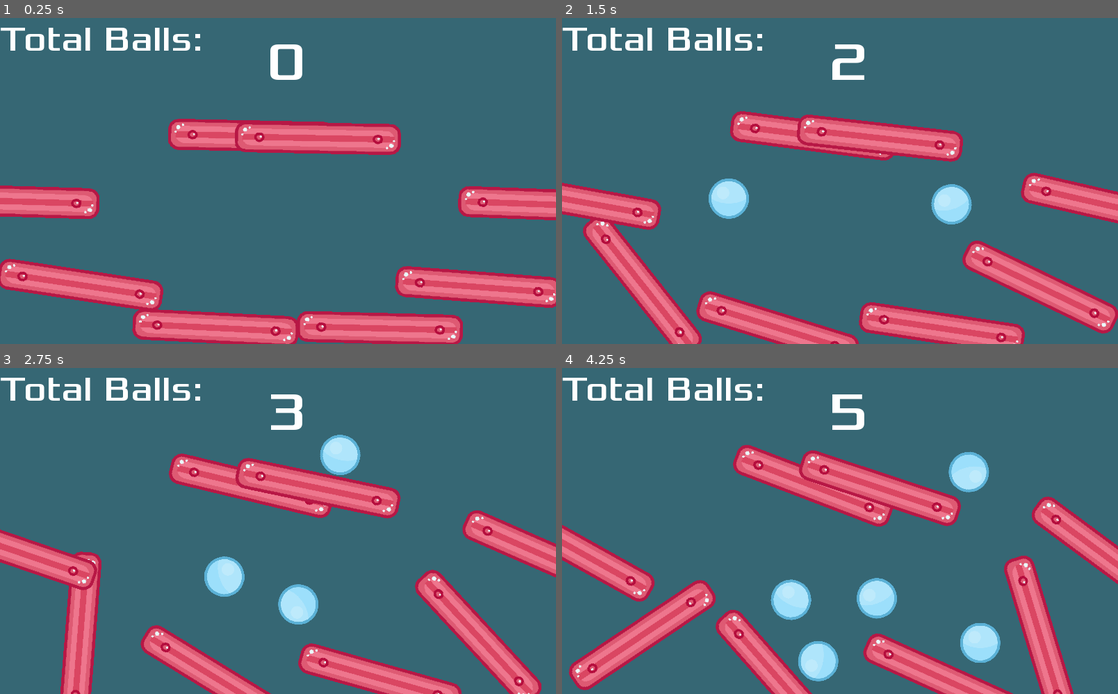
Above: before the commit, frames 1-4 (two rows, left to right).
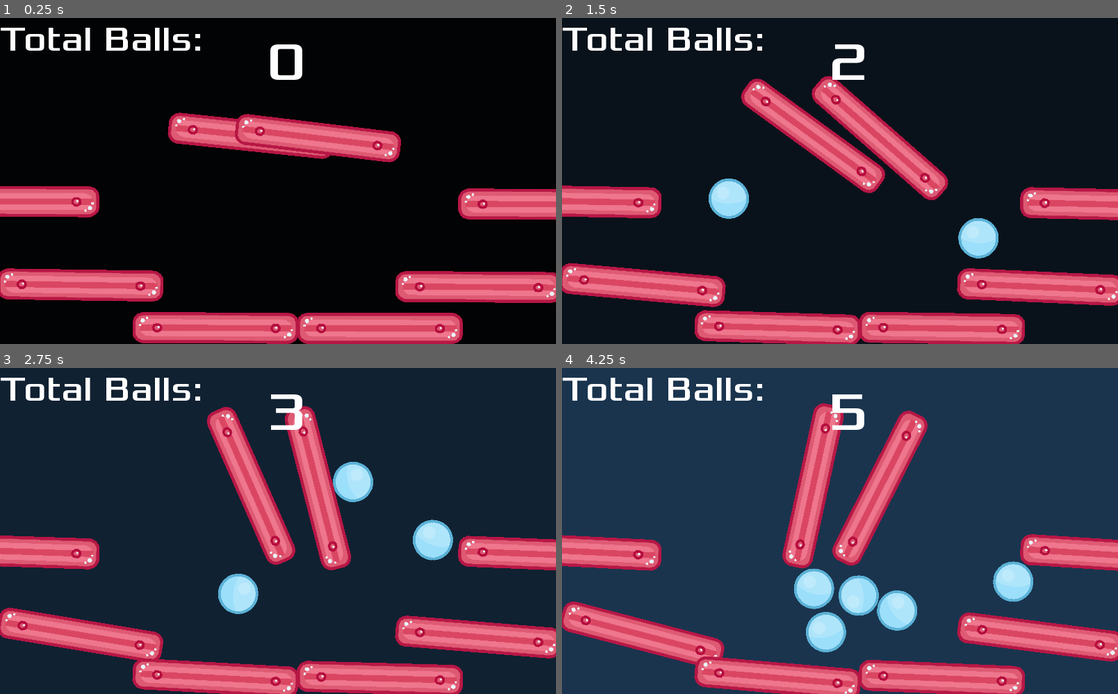
Above: after the commit, the same moments.

Repository: ahungry/games-scratch
Game: Godot game, scene res://Main.tscn
Two runs of this game, one before a commit and one after it. Both use one fixed random seed, a clock stepped at 60 frames per second and the inputs below.
Inputs (mouse positions are in pixels of both pictures, inside the frame that each line leads up to):
- Up to frame 1 (0.25 s): no input
- Up to frame 2 (1.5 s): move the mouse to (962, 164) at 0.52 s; press the mouse at (962, 164) at 0.53 s; move the mouse to (728, 197) at 1.27 s; release the mouse at (728, 197) at 1.28 s; click (728, 197) at 1.35 s
- Up to frame 3 (2.75 s): move the mouse to (333, 459) at 2.02 s; press the mouse at (333, 459) at 2.03 s
- Up to frame 4 (4.25 s): move the mouse to (812, 596) at 2.77 s; release the mouse at (812, 596) at 2.78 s; click (812, 596) at 2.85 s; move the mouse to (1006, 579) at 3.52 s; press the mouse at (1006, 579) at 3.53 s

The runs differ from the first frame. In frame 1, 88% of the frame differs, in the area x 0-100%, y 0-100%; in frame 2, 93%; in frame 3, 95%; in frame 4, 96%.

Commit message:
Fun game now

Diff:
--- a/falling-balls/Main.gd
+++ b/falling-balls/Main.gd
@@ -4,6 +4,7 @@
 
 var balls = 0
 var rot = 0
+var rot_inc = 0.001
 
 func _ready():
 	$Music.play()
@@ -18,12 +19,20 @@
 		$HUD.score = balls
 
 func _process(delta):
-	rot += 0.01
-	$WallContainer/Wall8.rotation = rot / 8
-	$WallContainer/Wall7.rotation = rot / 7
+	if rot > 1:
+		rot_inc = -0.001
+
+	if rot < 0:
+		rot_inc = 0.001
+
+	rot += rot_inc
+
+	$WallContainer/Wall8.rotation = rot * 8
+	$WallContainer/Wall7.rotation = rot * 7
 	$WallContainer/Wall6.rotation = rot / 6
 	$WallContainer/Wall5.rotation = rot / 5
 	$WallContainer/Wall4.rotation = rot / 4
 	$WallContainer/Wall3.rotation = rot / 3
 	$WallContainer/Wall2.rotation = rot / 2
 	$WallContainer/Wall1.rotation = rot / 1
+	$BG.color = Color (rot, rot * 2, rot * 3, 0.4)
--- a/falling-balls/Main.tscn
+++ b/falling-balls/Main.tscn
@@ -18,7 +18,23 @@
 script = ExtResource( 1 )
 Ball = ExtResource( 2 )
 
-[node name="BG" type="ColorRect" parent="." index="0"]
+[node name="ColorRect" type="ColorRect" parent="." index="0"]
+
+anchor_left = 0.0
+anchor_top = 0.0
+anchor_right = 0.0
+anchor_bottom = 0.0
+margin_right = 1040.0
+margin_bottom = 625.0
+rect_pivot_offset = Vector2( 0, 0 )
+rect_clip_content = false
+mouse_filter = 0
+mouse_default_cursor_shape = 0
+size_flags_horizontal = 1
+size_flags_vertical = 1
+color = Color( 0, 0, 0, 1 )
+
+[node name="BG" type="ColorRect" parent="." index="1"]
 
 anchor_left = 0.0
 anchor_top = 0.0
@@ -32,9 +48,9 @@
 mouse_default_cursor_shape = 0
 size_flags_horizontal = 1
 size_flags_vertical = 1
-color = Color( 0.212448, 0.405439, 0.457031, 1 )
-
-[node name="WallContainer" type="Node" parent="." index="1"]
+color = Color( 0.212448, 0.405439, 0.457031, 0.187843 )
+
+[node name="WallContainer" type="Node" parent="." index="2"]
 
 [node name="Wall2" type="StaticBody2D" parent="WallContainer" index="0"]
 
@@ -245,9 +261,9 @@
 shape = SubResource( 1 )
 _sections_unfolded = [ "Transform" ]
 
-[node name="HUD" parent="." index="2" instance=ExtResource( 4 )]
-
-[node name="Music" type="AudioStreamPlayer" parent="." index="3"]
+[node name="HUD" parent="." index="3" instance=ExtResource( 4 )]
+
+[node name="Music" type="AudioStreamPlayer" parent="." index="4"]
 
 stream = ExtResource( 5 )
 volume_db = 0.0
@@ -256,7 +272,7 @@
 mix_target = 0
 bus = "Master"
 
-[node name="Drop" type="AudioStreamPlayer" parent="." index="4"]
+[node name="Drop" type="AudioStreamPlayer" parent="." index="5"]
 
 pause_mode = 2
 stream = ExtResource( 6 )
